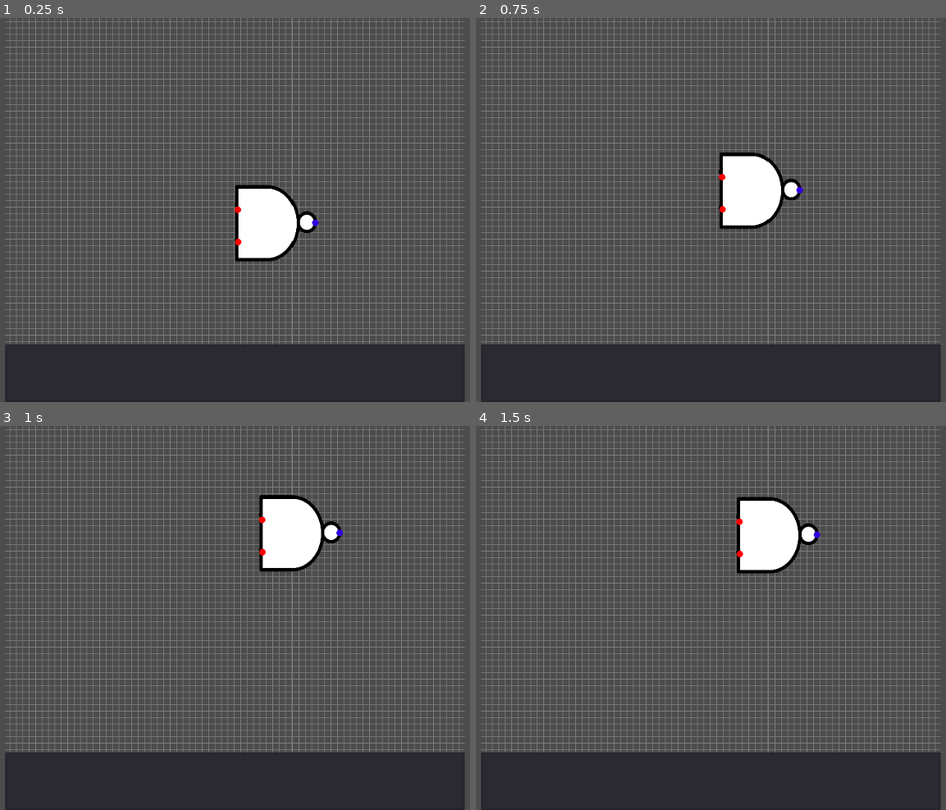
Above: before the commit, frames 1-4 (two rows, left to right).
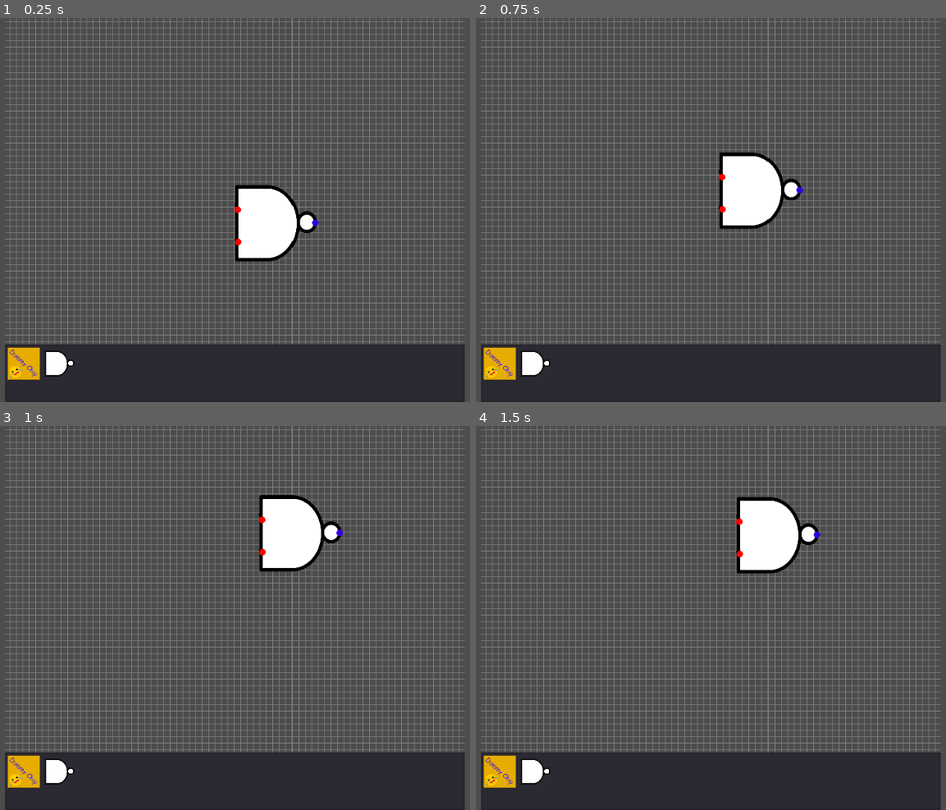
Above: after the commit, the same moments.

Repository: SeanFxyz/assembler_exemplar
Game: Godot game, scene res://scenes/ChipDesigner/ChipDesigner.tscn
Same seed, same stepped clock (60 frames per second), same inputs: the game is played once before the commit and once after it. This scene is started directly instead of the project's main scene.
Inputs (mouse positions are in pixels of both pictures, inside the frame that each line leads up to):
- Up to frame 1 (0.25 s): no input
- Up to frame 2 (0.75 s): tap Enter at 0.5 s; drag from (753, 225) to (776, 125) at 0.52 s
- Up to frame 3 (1 s): no input
- Up to frame 4 (1.5 s): drag from (579, 637) to (776, 537) at 1.27 s

The runs differ from the first frame. In frame 1, 0.9% of the frame differs, in the area x 1-16%, y 85-95%; in frame 2, 0.9%; in frame 3, 0.9%; in frame 4, 0.9%.

Commit message:
Menu items are populated and clickable.

Diff:
--- a/src/scenes/ChipDesigner/ChipDesigner.gd
+++ b/src/scenes/ChipDesigner/ChipDesigner.gd
@@ -1,3 +1,12 @@
 extends Control
 
 onready var canvas_switcher := $CanvasSwitcher
+
+func _on_ItemList_item_selected(index):
+	print("item clicked")
+	pass # Replace with function body.
+
+
+func _on_ItemList_nothing_selected():
+	print("nothing selected")
+	pass # Replace with function body.
--- a/src/scenes/ChipDesigner/ChipDesigner.tscn
+++ b/src/scenes/ChipDesigner/ChipDesigner.tscn
@@ -1,8 +1,10 @@
-[gd_scene load_steps=4 format=2]
+[gd_scene load_steps=6 format=2]
 
 [ext_resource path="res://scenes/ChipDesigner/CanvasSwitcher.gd" type="Script" id=1]
 [ext_resource path="res://scenes/ChipDesigner/ChipDesigner.gd" type="Script" id=2]
 [ext_resource path="res://scenes/ChipDesigner/Canvas/Canvas.tscn" type="PackedScene" id=3]
+[ext_resource path="res://images/chips/DummyChip.png" type="Texture" id=4]
+[ext_resource path="res://images/chips/NAND.png" type="Texture" id=5]
 
 [node name="ChipDesigner" type="Control"]
 anchor_right = 1.0
@@ -41,7 +43,13 @@
 [node name="ItemList" type="ItemList" parent="Control"]
 anchor_right = 1.0
 anchor_bottom = 1.0
-mouse_filter = 2
+mouse_filter = 1
+items = [ "", ExtResource( 4 ), false, "", ExtResource( 5 ), false ]
+max_columns = 0
+icon_scale = 0.1
 __meta__ = {
 "_edit_use_anchors_": false
 }
+
+[connection signal="item_selected" from="Control/ItemList" to="." method="_on_ItemList_item_selected"]
+[connection signal="nothing_selected" from="Control/ItemList" to="." method="_on_ItemList_nothing_selected"]
--- a/src/scenes/ChipDesigner/ChipMenuItem/ChipMenuItem.tscn
+++ /dev/null
@@ -1,9 +0,0 @@
-[gd_scene load_steps=2 format=2]
-
-[ext_resource path="res://images/chips/DummyChip.png" type="Texture" id=1]
-
-[node name="ChipMenuItem" type="Node2D"]
-
-[node name="DummyChip" type="Sprite" parent="."]
-texture = ExtResource( 1 )
-centered = false
